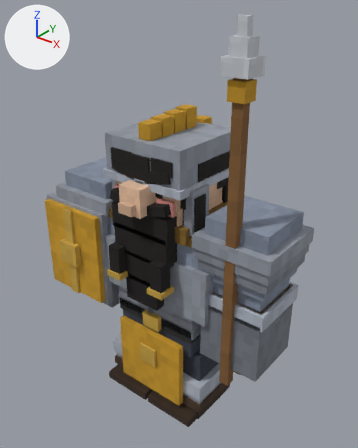
The glTF model assets/characters/models/dwarf_garde_v3.glb as it was, and as the next commit left it.
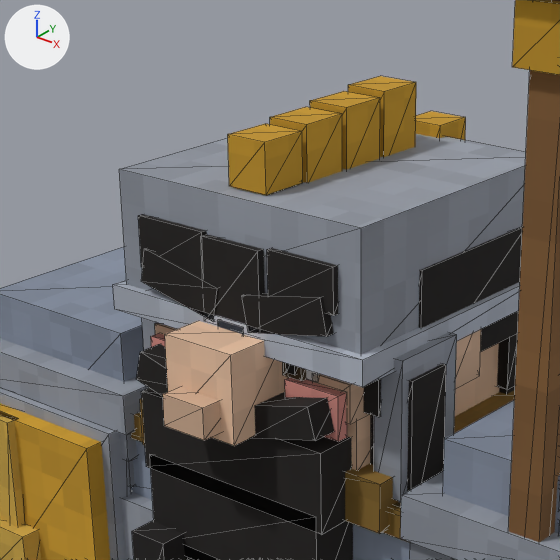
Each version is shown whole from a 50 mm camera at (1.5, -1.83, 2.21) aimed at (0.02, 0.03, 1.06), then close up on the part from 19% to 67% of the width and 18% to 57% of the height. Every picture has the same lights, and +X, +Y and +Z are marked at upper left. The older version's two pictures come first. The close-ups show mesh edges as thin lines. Where no turn or scale is listed for an object, it has been applied to the vertices. Vertices at exactly the same position are counted once.

Objects in the first close-up: 'ArmL', 'ArmR', 'HandL', 'Head', 'Torso'.
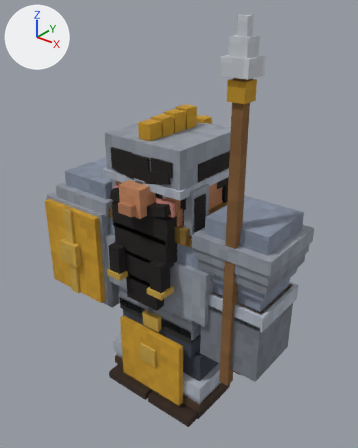
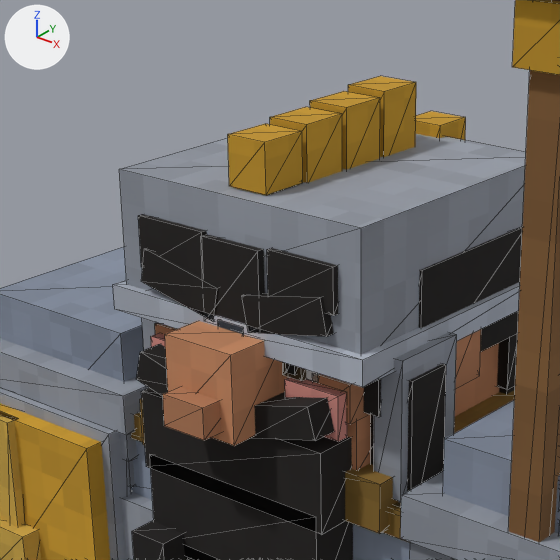
The change, as a diff of the scene's bpy script:
```diff
--- a/assets/characters/models/dwarf_garde_v3.glb.py
+++ b/assets/characters/models/dwarf_garde_v3.glb.py
@@ mat_mat_c48660 @@
+mat_mat_c48660 = bpy.data.materials.new('mat_c48660')
+# colours: orange #c48660
+# uses the picture img_image_0
@@ mat_mat_b47b58 @@
+mat_mat_b47b58 = bpy.data.materials.new('mat_b47b58')
+# colours: orange #b47b58
+# uses the picture img_image_0
@@ mat_mat_cc8c64 @@
+mat_mat_cc8c64 = bpy.data.materials.new('mat_cc8c64')
+# colours: orange #cc8c64
+# uses the picture img_image_0
@@ mat_mat_c2855f @@
+mat_mat_c2855f = bpy.data.materials.new('mat_c2855f')
+# colours: orange #c2855f
+# uses the picture img_image_0
@@ mat_mat_c0845e @@
+mat_mat_c0845e = bpy.data.materials.new('mat_c0845e')
+# colours: orange #c0845e
+# uses the picture img_image_0
@@ mat_mat_ab7654 @@
+mat_mat_ab7654 = bpy.data.materials.new('mat_ab7654')
+# colours: brown #ab7654
+# uses the picture img_image_0
@@ mat_mat_d49268 @@
+mat_mat_d49268 = bpy.data.materials.new('mat_d49268')
+# colours: orange #d49268
+# uses the picture img_image_0
@@ me_head_mesh @@
 me_head_mesh.from_pydata(...)  # 456 vertices, 684 faces; spans x -0.268..0.268, y -0.35..0.3, z -0.63..0.335
 # used by ob_head; parent = ob_torso; location = (0.0, 0.0, 0.925)
-me_head_mesh.materials.append(mat_mat_d3b094)
-me_head_mesh.materials.append(mat_mat_e6c0a1)
-me_head_mesh.materials.append(mat_mat_caa88d)
+# me_head_mesh part 1: all 36 faces that had it switch from mat_mat_f0c8a8 to mat_mat_cc8c64
+# me_head_mesh part 2: all 24 faces that had it switch from mat_mat_e2bc9e to mat_mat_c0845e
+# me_head_mesh part 3: all 12 faces that had it switch from mat_mat_fad0af to mat_mat_d49268
+# me_head_mesh part 4: all 12 faces that had it switch from mat_mat_e4bea0 to mat_mat_c2855f
 me_head_mesh.materials.append(mat_mat_ffffff)
@@ me_head_mesh @@
 me_head_mesh.materials.append(mat_mat_a9b0bc)
+me_head_mesh.materials.append(mat_mat_b47b58)
+me_head_mesh.materials.append(mat_mat_c48660)
+me_head_mesh.materials.append(mat_mat_ab7654)
```

Changed parts and their boxes [x1, y1, x2, y2] in the close-ups (560 x 560 px):
part 1 of me_head_mesh, recoloured (darker): [288, 329, 499, 470] in both
part 2 of me_head_mesh, recoloured: [155, 323, 369, 424] in both
part 3 of me_head_mesh, recoloured (beige to brown): [165, 321, 288, 446] in both
part 4 of me_head_mesh, recoloured (beige to brown): [163, 387, 221, 440] in both
